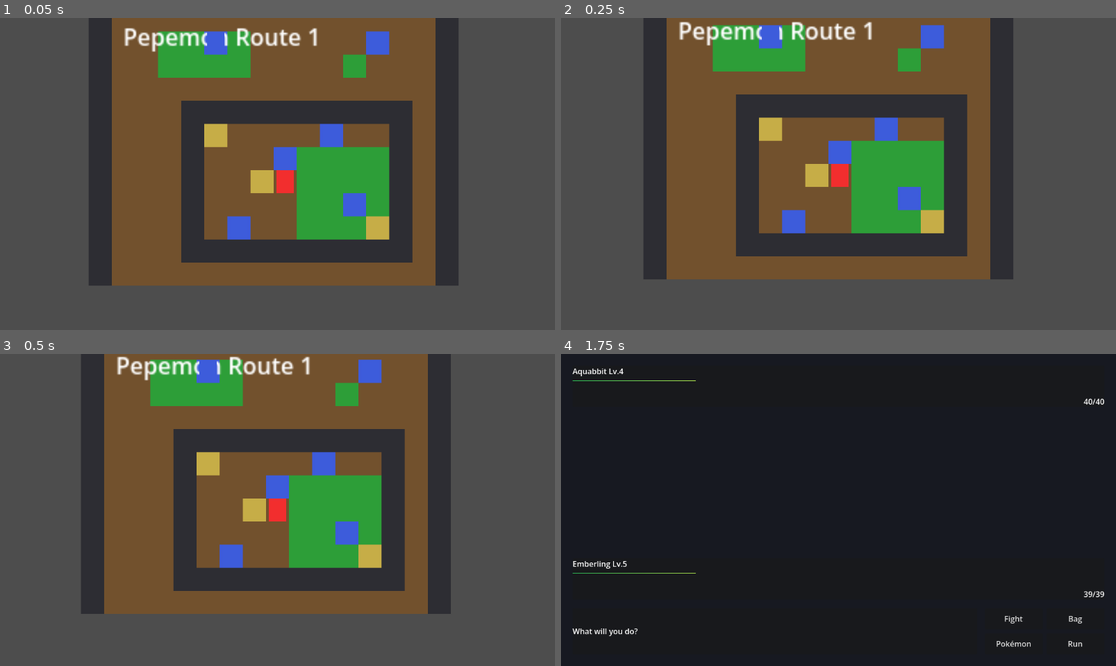
Above: before the commit, frames 1-4 (two rows, left to right).
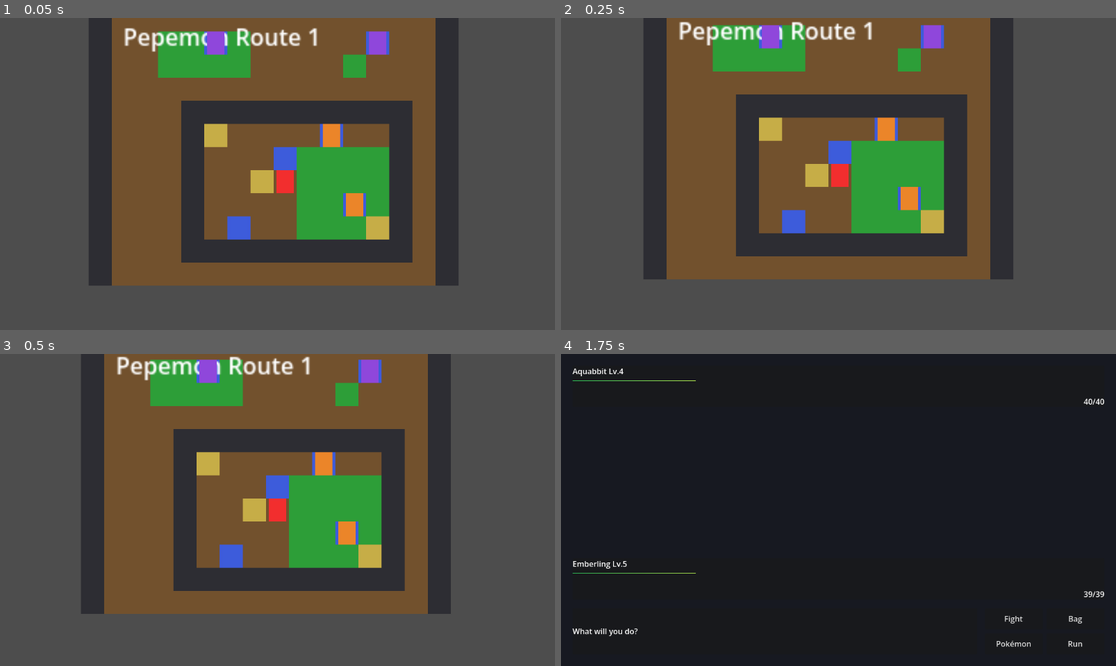
Above: after the commit, the same moments.

Repository: CHEESEMARSHALL/pepemon
Game: Godot game, scene res://scenes/game/GameRoot.tscn
The game is run twice, just before and just after one commit, with the same random seed, the same clock (stepped at 60 frames per second) and the same inputs.
Inputs (mouse positions are in pixels of both pictures, inside the frame that each line leads up to):
- Up to frame 1 (0.05 s): no input
- Up to frame 2 (0.25 s): no input
- Up to frame 3 (0.5 s): no input
- Up to frame 4 (1.75 s): tap Enter (ui_accept) at 0.5, 0.77 s; move the mouse to (960, 494) at 0.52 s; hold Right (ui_right) 0.53-1.25 s; click (960, 494) at 0.67 s; drag from (727, 525) to (810, 572) at 1.27 s

The runs differ from the first frame. In frame 1, 1.0% of the frame differs, in the area x 37-70%, y 4-64%; in frame 2, 1.0%, in the area x 36-69%, y 2-62%; in frame 3, 1.0%; in frame 4, nothing differs.

Commit message:
Color overworld interactable placeholders

Diff:
--- a/scenes/overworld/Overworld.gd
+++ b/scenes/overworld/Overworld.gd
@@ -194,6 +194,7 @@
 		interactable.is_defeated = _defeated_interactable_ids.has(interactable.interactable_id)
 		interactable.is_collected = _collected_interactable_ids.has(interactable.interactable_id)
 		_interactables.add_child(interactable)
+		interactable.refresh_visual()
 
 
 func _on_player_interaction_requested(cell: Vector2i) -> void:
@@ -345,6 +346,7 @@
 
 		var pickup_message: String = interactable.get_interaction_text()
 		interactable.is_collected = true
+		interactable.refresh_visual()
 		if not _collected_interactable_ids.has(str(interactable.get("interactable_id"))):
 			_collected_interactable_ids.append(str(interactable.get("interactable_id")))
 
@@ -378,6 +380,7 @@
 	for interactable in _interactables_by_cell.values():
 		if interactable != null:
 			interactable.is_defeated = _defeated_interactable_ids.has(str(interactable.get("interactable_id")))
+			interactable.refresh_visual()
 
 
 func set_collected_interactables(collected_ids: Array[String]) -> void:
@@ -386,3 +389,4 @@
 	for interactable in _interactables_by_cell.values():
 		if interactable != null:
 			interactable.is_collected = _collected_interactable_ids.has(str(interactable.get("interactable_id")))
+			interactable.refresh_visual()
--- a/scripts/overworld/OverworldInteractable.gd
+++ b/scripts/overworld/OverworldInteractable.gd
@@ -23,8 +23,19 @@
 @export var pickup_item_name := ""
 @export_range(1, 99, 1) var pickup_count := 1
 
+const DIALOGUE_COLOR := Color(0.24, 0.36, 0.86, 1.0)
+const TRAINER_COLOR := Color(0.92, 0.52, 0.16, 1.0)
+const PICKUP_COLOR := Color(0.56, 0.28, 0.86, 1.0)
+const INACTIVE_COLOR := Color(0.45, 0.45, 0.5, 1.0)
+
 var is_defeated := false
 var is_collected := false
+
+@onready var _body := get_node_or_null("Body") as ColorRect
+
+
+func _ready() -> void:
+	refresh_visual()
 
 
 func place_on_tile_map(tile_map: TileMap) -> void:
@@ -32,6 +43,7 @@
 		return
 
 	global_position = tile_map.to_global(tile_map.map_to_local(grid_cell))
+	refresh_visual()
 
 
 func get_interaction_text() -> String:
@@ -46,3 +58,26 @@
 
 func get_interaction_action() -> int:
 	return interaction_action
+
+
+func refresh_visual() -> void:
+	if _body == null:
+		_body = get_node_or_null("Body") as ColorRect
+
+	if _body == null:
+		return
+
+	_body.color = get_visual_color()
+
+
+func get_visual_color() -> Color:
+	if is_defeated or is_collected:
+		return INACTIVE_COLOR
+
+	match interaction_action:
+		InteractionAction.BATTLE:
+			return TRAINER_COLOR
+		InteractionAction.PICKUP:
+			return PICKUP_COLOR
+		_:
+			return DIALOGUE_COLOR
--- a/scripts/tests/ValidateOverworldContent.gd
+++ b/scripts/tests/ValidateOverworldContent.gd
@@ -183,10 +183,11 @@
 	var player := overworld.find_child("Player", true, false) as PlayerController
 	var tile_map := overworld.get_node("%GroundTileMap") as TileMap
 	var hint_label := overworld.get_node("%HintLabel") as Label
+	var interactables := overworld.get_node("%Interactables") as Node2D
 	var dialogue_panel := overworld.get_node("%DialoguePanel") as PanelContainer
 	var dialogue_label := overworld.get_node("%DialogueLabel") as Label
 
-	if player == null or tile_map == null or hint_label == null or dialogue_panel == null or dialogue_label == null:
+	if player == null or tile_map == null or hint_label == null or interactables == null or dialogue_panel == null or dialogue_label == null:
 		push_error("Overworld content validation could not find required scene nodes.")
 		quit(1)
 		return
@@ -215,6 +216,10 @@
 		push_error("Overworld player is missing an enabled follow camera.")
 		quit(1)
 		return
+
+	_validate_interactable_visual(interactables, "ScoutMira", Color(0.24, 0.36, 0.86, 1.0))
+	_validate_interactable_visual(interactables, "TrainerRook", Color(0.92, 0.52, 0.16, 1.0))
+	_validate_interactable_visual(interactables, "Route1Potion", Color(0.56, 0.28, 0.86, 1.0))
 
 	player.global_position = tile_map.to_global(tile_map.map_to_local(Vector2i(5, 8)))
 	await process_frame
@@ -257,12 +262,14 @@
 	await _validate_trainer_interactable(player, tile_map, Vector2i(11, 10), Vector2i.UP, 5)
 	var defeated_trainers: Array[String] = ["trainer_rook"]
 	overworld.set_defeated_interactables(defeated_trainers)
+	_validate_interactable_visual(interactables, "TrainerRook", Color(0.45, 0.45, 0.5, 1.0))
 	await _validate_defeated_trainer_dialogue(player, dialogue_panel, dialogue_label, tile_map, Vector2i(10, 7), Vector2i.UP, "Good match")
 	await _close_dialogue(dialogue_panel, player)
 	await _validate_pickup_interactable(player, dialogue_panel, dialogue_label, tile_map, Vector2i(5, 3), Vector2i.UP, "route1_potion", "potion", 1, "Found a Potion")
 	await _close_dialogue(dialogue_panel, player)
 	var collected_pickups: Array[String] = ["route1_capsules"]
 	overworld.set_collected_interactables(collected_pickups)
+	_validate_interactable_visual(interactables, "Route1Capsules", Color(0.45, 0.45, 0.5, 1.0))
 	await _validate_collected_pickup_dialogue(player, dialogue_panel, dialogue_label, tile_map, Vector2i(12, 3), Vector2i.UP, "empty")
 	overworld.queue_free()
 
@@ -273,10 +280,11 @@
 	var player := overworld.find_child("Player", true, false) as PlayerController
 	var tile_map := overworld.get_node("%GroundTileMap") as TileMap
 	var hint_label := overworld.get_node("%HintLabel") as Label
+	var interactables := overworld.get_node("%Interactables") as Node2D
 	var dialogue_panel := overworld.get_node("%DialoguePanel") as PanelContainer
 	var dialogue_label := overworld.get_node("%DialogueLabel") as Label
 
-	if player == null or tile_map == null or hint_label == null or dialogue_panel == null or dialogue_label == null:
+	if player == null or tile_map == null or hint_label == null or interactables == null or dialogue_panel == null or dialogue_label == null:
 		push_error("Route 2 scene validation could not find required scene nodes.")
 		quit(1)
 		return
@@ -298,6 +306,10 @@
 		push_error("Route 2 scene did not show the current map name.")
 		quit(1)
 		return
+
+	_validate_interactable_visual(interactables, "DrifterNia", Color(0.24, 0.36, 0.86, 1.0))
+	_validate_interactable_visual(interactables, "TrainerPike", Color(0.92, 0.52, 0.16, 1.0))
+	_validate_interactable_visual(interactables, "Route2Capsule", Color(0.56, 0.28, 0.86, 1.0))
 
 	await _validate_blocked_dialogue_interactable(player, dialogue_panel, dialogue_label, tile_map, Vector2i(4, 9), Vector2i.UP, "Drifter Nia")
 	await _close_dialogue(dialogue_panel, player)
@@ -306,12 +318,14 @@
 	await _validate_trainer_interactable(player, tile_map, Vector2i(12, 8), Vector2i.LEFT, 6)
 	var defeated_trainers: Array[String] = ["trainer_pike"]
 	overworld.set_defeated_interactables(defeated_trainers)
+	_validate_interactable_visual(interactables, "TrainerPike", Color(0.45, 0.45, 0.5, 1.0))
 	await _validate_defeated_trainer_dialogue(player, dialogue_panel, dialogue_label, tile_map, Vector2i(12, 8), Vector2i.LEFT, "type matchups")
 	await _close_dialogue(dialogue_panel, player)
 	await _validate_pickup_interactable(player, dialogue_panel, dialogue_label, tile_map, Vector2i(13, 9), Vector2i.DOWN, "route2_capsule", "capture_capsule", 1, "Found a Capture Capsule")
 	await _close_dialogue(dialogue_panel, player)
 	var collected_pickups: Array[String] = ["route2_capsule"]
 	overworld.set_collected_interactables(collected_pickups)
+	_validate_interactable_visual(interactables, "Route2Capsule", Color(0.45, 0.45, 0.5, 1.0))
 	await _validate_collected_pickup_dialogue(player, dialogue_panel, dialogue_label, tile_map, Vector2i(13, 9), Vector2i.DOWN, "empty")
 	overworld.queue_free()
 
@@ -641,6 +655,26 @@
 	await process_frame
 	await process_frame
 	return overworld
+
+
+func _validate_interactable_visual(interactables: Node2D, interactable_name: String, expected_color: Color) -> void:
+	var interactable := interactables.get_node_or_null(interactable_name)
+
+	if interactable == null:
+		push_error("Could not find interactable visual for %s." % interactable_name)
+		quit(1)
+		return
+
+	var body := interactable.get_node_or_null("Body") as ColorRect
+
+	if body == null:
+		push_error("%s is missing its placeholder body visual." % interactable_name)
+		quit(1)
+		return
+
+	if not body.color.is_equal_approx(expected_color):
+		push_error("%s has the wrong placeholder color: %s." % [interactable_name, str(body.color)])
+		quit(1)
 
 
 func _validate_blocked_dialogue_interactable(
